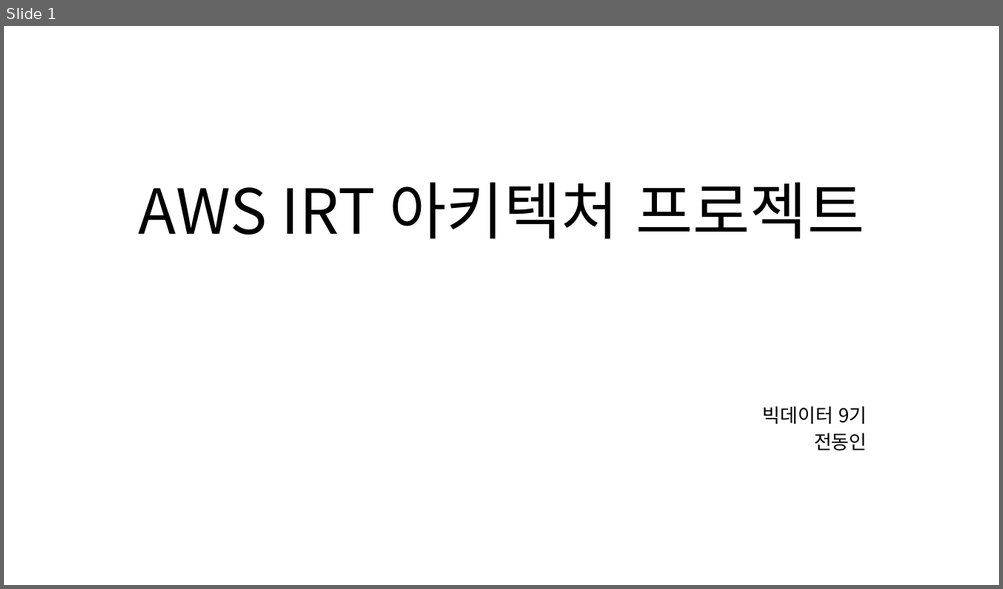
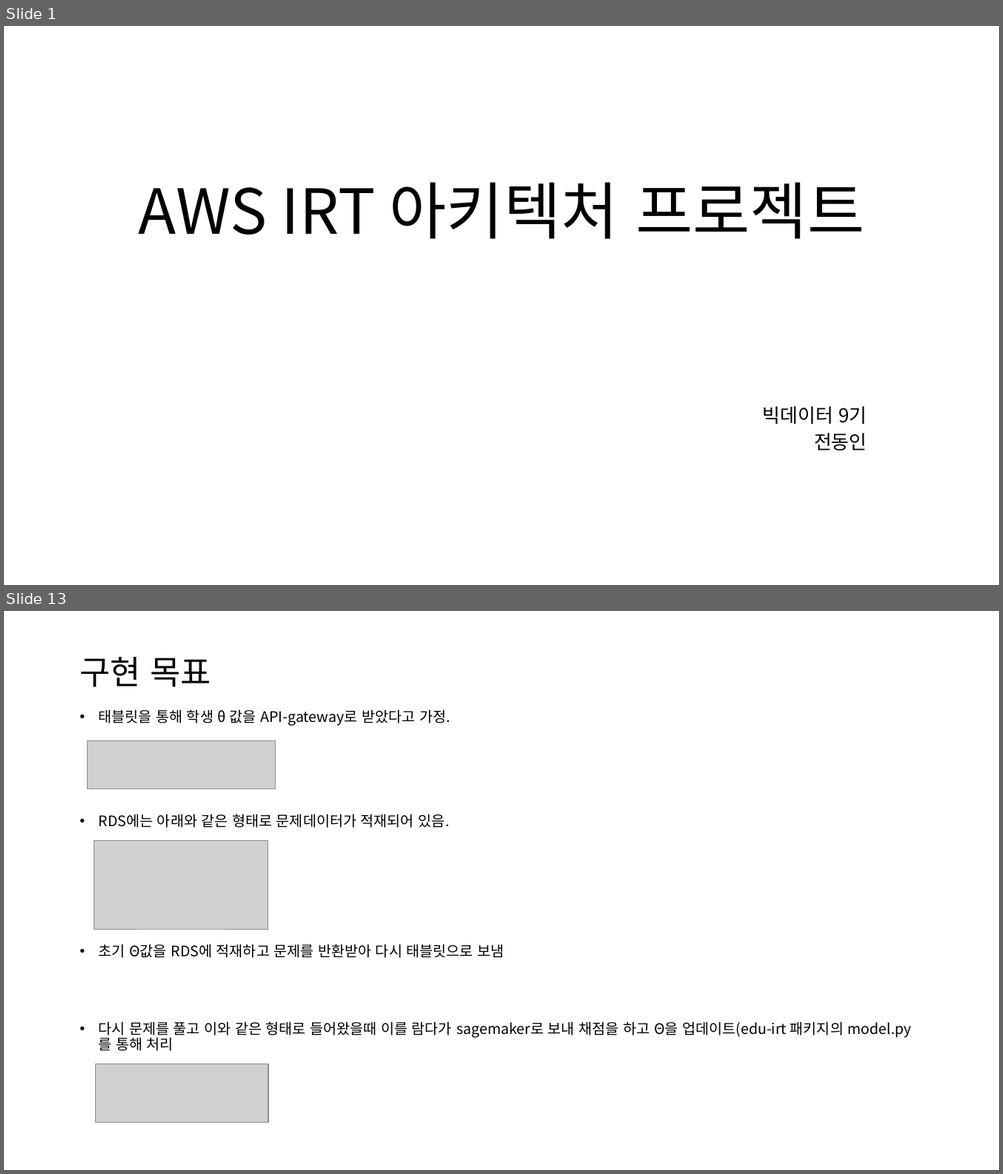
Before and after one commit to DonginJeon/Project, a slide deck: Personal/IRT_AWS/AWS IRT 아키텍처 프로젝트.pptx. Shown one above the other, each under a label of ours: slide 1 before the commit, slides 1 and 13 after it; the slides between them are not shown. The pictures are 1003x589 and 1003x1174 pixels, drawn with LibreOffice and Linux fonts; fonts in the diff are those of the drawing; grey boxes stand for pictures. Boxes give left, top, right and bottom in pixels: in the first picture for what was removed or moved away, otherwise in the second. Text is boxed around its words. In the diff, an @@ line names an element or a change of style, - is before the commit and + after.

```diff
--- a/Personal/IRT_AWS/AWS IRT 아키텍처 프로젝트.pptx
+++ b/Personal/IRT_AWS/AWS IRT 아키텍처 프로젝트.pptx
@@ slide 13 added at [4, 611, 999, 1170], background #FFFFFF @@
@@ title added at [79, 657, 210, 687], 32 pt, text #000000 @@
+구현 목표
@@ text added at [99, 709, 911, 1051], 14 pt, text #000000 @@
+• 태블릿을 통해 학생 θ 값을 API-gateway로 받았다고 가정.
+• RDS에는 아래와 같은 형태로 문제데이터가 적재되어 있음.
+• 초기 Θ값을 RDS에 적재하고 문제를 반환받아 다시 태블릿으로 보냄
+• 다시 문제를 풀고 이와 같은 형태로 들어왔을때 이를 람다가 sagemaker로 보내 채점을 하고 Θ을 업데이트(edu-irt 패키지의 model.py를 통해 처리
@@ picture added at [88, 741, 276, 789] @@
@@ picture added at [94, 841, 268, 931] @@
@@ picture added at [96, 1065, 269, 1123] @@
```
Also in this commit, not shown: 5 slides changed, 7 other slides added, 3 slides removed, 56 other files.
